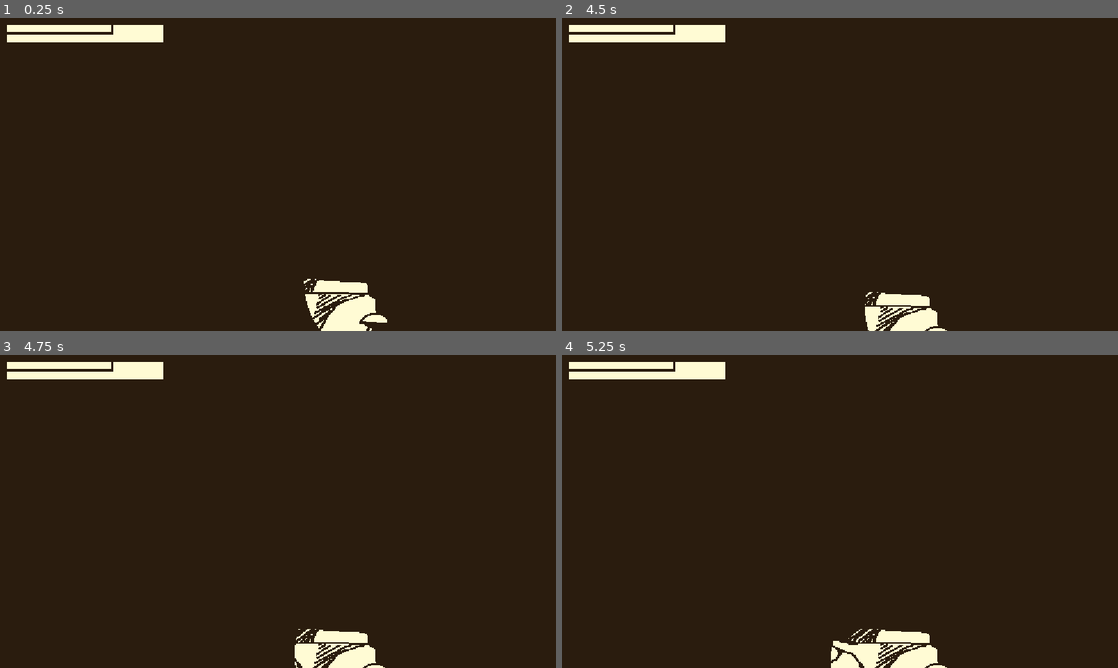
Above: before the commit, frames 1-4 (two rows, left to right).
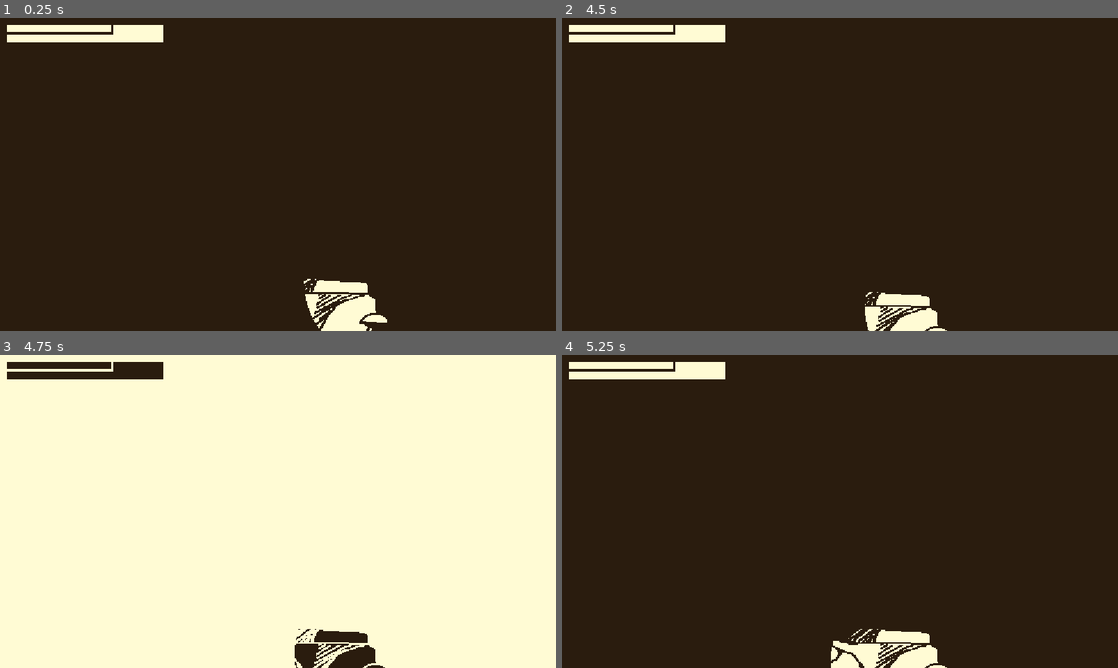
Above: after the commit, the same moments.

Repository: Szilhati-Daniel/HunJam2026-game
Game: Godot game, scene res://scenes/level2.tscn
Two runs of this game, one before a commit and one after it. Both use one fixed random seed, a clock stepped at 60 frames per second and the inputs below. This scene is started directly instead of the project's main scene.
Inputs:
- Up to frame 1 (0.25 s): no input
- Up to frame 2 (4.5 s): tap Enter (ui_accept) at 0.5, 0.77, 1.52, 3.02, 3.77 s; hold Right (ui_right) 0.53-1.28 s; tap E at 0.6, 1.35, 2.3, 2.85, 3.6 s; hold Down (ui_down) 1.28-2.03 s; hold Right (ui_right) 2.03-2.78 s; hold Space 2.03-2.78 s; hold Up (ui_up) 2.78-3.53 s; hold Left (ui_left) from 3.53 s (still down); tap Space at 4.35 s
- Up to frame 3 (4.75 s): keep holding Left (ui_left); tap Enter (ui_accept) at 4.52 s; tap E at 4.55 s
- Up to frame 4 (5.25 s): release Left (ui_left) at 5.03 s; hold Down (ui_down) from 5.03 s (still down); tap E at 5.1 s

Frames 1-2 are identical in both runs. In frame 3, 100% of the frame differs, in the area x 0-100%, y 0-100%; in frame 4, nothing differs.

Commit message:
Idk bro.

Diff:
--- a/scenes/altar_scene.tscn
+++ b/scenes/altar_scene.tscn
@@ -30,6 +30,7 @@
 shader_parameter/brightColour = Vector4(1, 0.9843137, 0.83137256, 1)
 shader_parameter/darkColour = Vector4(0.16470589, 0.10980392, 0.05490196, 1)
 shader_parameter/treshold = 0.67
+shader_parameter/invert = false
 
 [sub_resource type="StyleBoxFlat" id="StyleBoxFlat_miw16"]
 bg_color = Color(0.16470589, 0.10980392, 0.05490196, 0.6666667)
--- a/scenes/level1.tscn
+++ b/scenes/level1.tscn
@@ -22,6 +22,7 @@
 shader_parameter/brightColour = Vector4(1, 0.984, 0.831, 1)
 shader_parameter/darkColour = Vector4(0.165, 0.11, 0.055, 1)
 shader_parameter/treshold = 0.67
+shader_parameter/invert = false
 
 [sub_resource type="StyleBoxFlat" id="StyleBoxFlat_dxn3v"]
 bg_color = Color(0.16470589, 0.10980392, 0.05490196, 0.6666667)
@@ -50,6 +51,43 @@
 
 [sub_resource type="BoxShape3D" id="BoxShape3D_7numd"]
 size = Vector3(1, 1, 16.729492)
+
+[sub_resource type="Animation" id="Animation_dxn3v"]
+length = 0.001
+tracks/0/type = "value"
+tracks/0/imported = false
+tracks/0/enabled = true
+tracks/0/path = NodePath("CanvasLayer:invert_colours")
+tracks/0/interp = 1
+tracks/0/loop_wrap = true
+tracks/0/keys = {
+"times": PackedFloat32Array(0),
+"transitions": PackedFloat32Array(1),
+"update": 1,
+"values": [false]
+}
+
+[sub_resource type="Animation" id="Animation_14jow"]
+resource_name = "item_flicker"
+length = 0.15
+tracks/0/type = "value"
+tracks/0/imported = false
+tracks/0/enabled = true
+tracks/0/path = NodePath("CanvasLayer:invert_colours")
+tracks/0/interp = 1
+tracks/0/loop_wrap = true
+tracks/0/keys = {
+"times": PackedFloat32Array(0, 0.15),
+"transitions": PackedFloat32Array(1, 1),
+"update": 1,
+"values": [true, false]
+}
+
+[sub_resource type="AnimationLibrary" id="AnimationLibrary_mvsps"]
+_data = {
+&"RESET": SubResource("Animation_dxn3v"),
+&"item_flicker": SubResource("Animation_14jow")
+}
 
 [node name="level1" type="Node3D" unique_id=1308682315]
 script = ExtResource("1_bbk5w")
@@ -414,3 +452,6 @@
 
 [node name="Fence5" parent="." unique_id=228550357 instance=ExtResource("4_dwgg1")]
 transform = Transform3D(1, 0, 0, 0, 1, 0, 0, 0, 1, 11.880238, 0, 9.967426)
+
+[node name="AnimationPlayer" type="AnimationPlayer" parent="." unique_id=546910147]
+libraries/ = SubResource("AnimationLibrary_mvsps")
--- a/scenes/level2.tscn
+++ b/scenes/level2.tscn
@@ -55,6 +55,65 @@
 [sub_resource type="BoxShape3D" id="BoxShape3D_wi6ju"]
 size = Vector3(20.47107, 5.668091, 1)
 
+[sub_resource type="Animation" id="Animation_s4es8"]
+length = 0.001
+tracks/0/type = "value"
+tracks/0/imported = false
+tracks/0/enabled = true
+tracks/0/path = NodePath("CanvasLayer:invert_colours")
+tracks/0/interp = 1
+tracks/0/loop_wrap = true
+tracks/0/keys = {
+"times": PackedFloat32Array(0),
+"transitions": PackedFloat32Array(1),
+"update": 1,
+"values": [false]
+}
+
+[sub_resource type="Animation" id="Animation_y6lc1"]
+resource_name = "init_flicker"
+length = 5.0
+tracks/0/type = "value"
+tracks/0/imported = false
+tracks/0/enabled = true
+tracks/0/path = NodePath("CanvasLayer:invert_colours")
+tracks/0/interp = 1
+tracks/0/loop_wrap = true
+tracks/0/keys = {
+"times": PackedFloat32Array(0, 4.02, 4.19, 4.7, 4.76, 4.88, 4.94),
+"transitions": PackedFloat32Array(1, 1, 1, 1, 1, 1, 1),
+"update": 1,
+"values": [false, true, false, true, false, true, false]
+}
+
+[sub_resource type="Animation" id="Animation_63e4f"]
+resource_name = "item_flicker"
+length = 0.15
+tracks/0/type = "value"
+tracks/0/imported = false
+tracks/0/enabled = true
+tracks/0/path = NodePath("CanvasLayer:invert_colours")
+tracks/0/interp = 1
+tracks/0/loop_wrap = true
+tracks/0/keys = {
+"times": PackedFloat32Array(0, 0.15),
+"transitions": PackedFloat32Array(1, 1),
+"update": 1,
+"values": [true, false]
+}
+
+[sub_resource type="Animation" id="Animation_ekhvm"]
+resource_name = "periodic_flicker"
+length = 0.001
+
+[sub_resource type="AnimationLibrary" id="AnimationLibrary_y6lc1"]
+_data = {
+&"RESET": SubResource("Animation_s4es8"),
+&"init_flicker": SubResource("Animation_y6lc1"),
+&"item_flicker": SubResource("Animation_63e4f"),
+&"periodic_flicker": SubResource("Animation_ekhvm")
+}
+
 [node name="level2" type="Node3D" unique_id=488317995 node_paths=PackedStringArray("player")]
 script = ExtResource("1_hrcei")
 player = NodePath("Player")
@@ -290,3 +349,6 @@
 
 [node name="toAltar" parent="." unique_id=2018339637 instance=ExtResource("19_o3sye")]
 transform = Transform3D(1, 0, 0, 0, 1, 0, 0, 0, 1, 0, 0, -2.8739974)
+
+[node name="AnimationPlayer" type="AnimationPlayer" parent="." unique_id=1016576441]
+libraries/ = SubResource("AnimationLibrary_y6lc1")
--- a/scenes/level3.tscn
+++ b/scenes/level3.tscn
@@ -25,6 +25,7 @@
 shader_parameter/brightColour = Vector4(1, 0.9843137, 0.83137256, 1)
 shader_parameter/darkColour = Vector4(0.16470589, 0.10980392, 0.05490196, 1)
 shader_parameter/treshold = 0.67
+shader_parameter/invert = false
 
 [sub_resource type="StyleBoxFlat" id="StyleBoxFlat_6uuvf"]
 bg_color = Color(0.16470589, 0.10980392, 0.05490196, 0.6666667)
@@ -44,6 +45,64 @@
 
 [sub_resource type="SphereShape3D" id="SphereShape3D_6uuvf"]
 radius = 1.0857607
+
+[sub_resource type="Animation" id="Animation_6uuvf"]
+length = 0.001
+tracks/0/type = "value"
+tracks/0/imported = false
+tracks/0/enabled = true
+tracks/0/path = NodePath("CanvasLayer:invert_colours")
+tracks/0/interp = 1
+tracks/0/loop_wrap = true
+tracks/0/keys = {
+"times": PackedFloat32Array(0),
+"transitions": PackedFloat32Array(1),
+"update": 1,
+"values": [false]
+}
+
+[sub_resource type="Animation" id="Animation_x008a"]
+resource_name = "init_flicker"
+length = 0.001
+
+[sub_resource type="Animation" id="Animation_07lh1"]
+resource_name = "item_flicker"
+length = 0.3
+tracks/0/type = "value"
+tracks/0/imported = false
+tracks/0/enabled = true
+tracks/0/path = NodePath("CanvasLayer:invert_colours")
+tracks/0/interp = 1
+tracks/0/loop_wrap = true
+tracks/0/keys = {
+"times": PackedFloat32Array(0, 0.15, 0.21999998, 0.3),
+"transitions": PackedFloat32Array(1, 1, 1, 1),
+"update": 1,
+"values": [true, false, true, false]
+}
+
+[sub_resource type="Animation" id="Animation_atr84"]
+resource_name = "periodic_flicker"
+tracks/0/type = "value"
+tracks/0/imported = false
+tracks/0/enabled = true
+tracks/0/path = NodePath("CanvasLayer:invert_colours")
+tracks/0/interp = 1
+tracks/0/loop_wrap = true
+tracks/0/keys = {
+"times": PackedFloat32Array(0, 0.22, 0.41, 0.55, 0.68, 1),
+"transitions": PackedFloat32Array(1, 1, 1, 1, 1, 1),
+"update": 1,
+"values": [true, false, true, false, true, false]
+}
+
+[sub_resource type="AnimationLibrary" id="AnimationLibrary_6uuvf"]
+_data = {
+&"RESET": SubResource("Animation_6uuvf"),
+&"init_flicker": SubResource("Animation_x008a"),
+&"item_flicker": SubResource("Animation_07lh1"),
+&"periodic_flicker": SubResource("Animation_atr84")
+}
 
 [node name="level3" type="Node3D" unique_id=944084263]
 script = ExtResource("8_5mhml")
@@ -356,3 +415,6 @@
 [node name="item" type="Sprite3D" parent="pedestal2" unique_id=971039117]
 transform = Transform3D(1, 0, 0, 0, 1, 0, 0, 0, 1, 0, 1.2674358, -0.01020813)
 texture = ExtResource("18_07lh1")
+
+[node name="AnimationPlayer" type="AnimationPlayer" parent="." unique_id=812380926]
+libraries/ = SubResource("AnimationLibrary_6uuvf")
--- a/scripts/pedestal.gd
+++ b/scripts/pedestal.gd
@@ -6,6 +6,8 @@
 @export var item_name: String
 
 var player_nearby = false
+
+@onready var animation_player = get_tree().current_scene.get_node("AnimationPlayer")
 
 func _ready():
 	prompt.hide()
@@ -26,6 +28,7 @@
 		prompt.hide()
 
 func interact():
+	animation_player.play("item_flicker")
 	item.hide()
 	update_data()
 
--- a/scripts/render_manager.gd
+++ b/scripts/render_manager.gd
@@ -7,6 +7,11 @@
 var color_rect = $"CanvasLayer/ColorRect"
 @onready
 var camera = $"Camera/Camera3D"
+
+var can_start_flicker = true
+
+func _ready():
+	$AnimationPlayer.play("init_flicker")
 
 # Called every frame. 'delta' is the elapsed time since the previous frame.
 func _process(delta: float) -> void:
@@ -25,6 +30,20 @@
 
 		shader.set_shader_parameter("lightCentre", light_position)
 
+func _physics_process(delta):
+	await start_periodic_flicker()
+
+func start_periodic_flicker():
+	if !can_start_flicker:
+		return
+
+	can_start_flicker = false
+	var duration = randf_range(10, 30)
+	await get_tree().create_timer(duration).timeout
+	$AnimationPlayer.play("periodic_flicker")
+	await $AnimationPlayer.animation_finished
+	can_start_flicker = true
+
 func process_node(node: Node3D):
 	for sprite in node.get_children():
 		if (sprite is Sprite3D):
Not shown, added: sounds/final_bunny_attack.mp3.import
Not shown, added: sounds/final_hit.mp3.import
Not shown, added: sounds/final_move1.mp3.import
Not shown, added: sounds/final_move2.mp3.import
